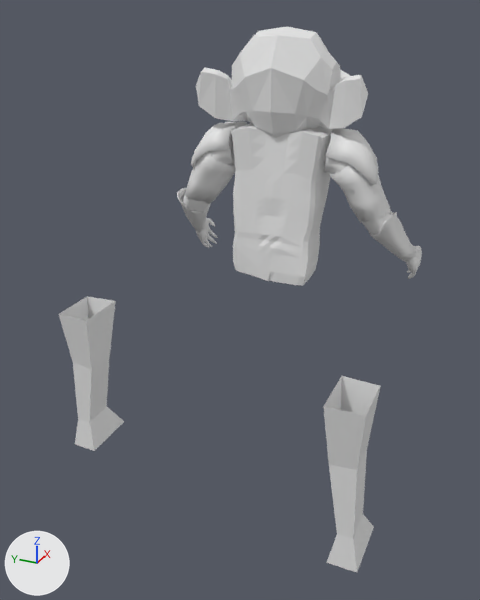
The Blender file Model/characters/Main_Character.blend, before and after one commit.
Camera for both pictures: a 50 mm camera at (-2.54, -7.07, 8.95) aimed at (12.12, -0.48, 1.62). Arrows for +X, +Y and +Z are at lower left; the lights stay in place.

In view in the first picture: 'Head', 'L_arm', 'L_leg', 'R_Leg', 'R_arm', 'Torso'.
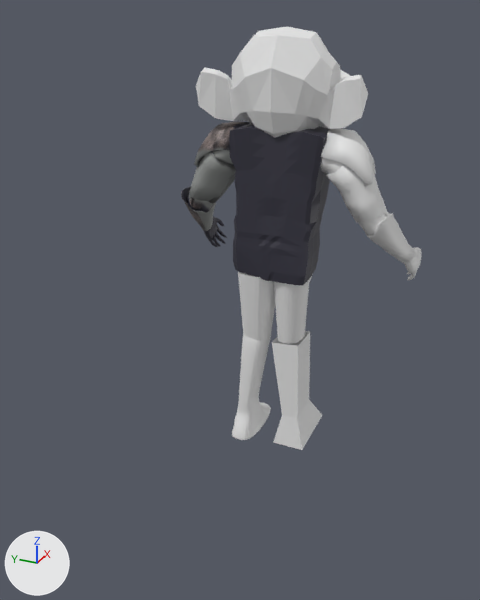
Pixel boxes (x1, y1, x2, y2) of what changed, in the pictures (480 x 600 px; the box of a moved part takes in the faces that stretch with it):
'Torso', recoloured, reshaped, surface changed (grey to black): before (232, 123, 333, 286); after (229, 123, 330, 286)
'L_leg', reshaped, moved, modifiers changed: before (59, 296, 124, 451); after (232, 271, 275, 440)
'R_Leg', reshaped, moved: before (323, 376, 380, 572); after (274, 274, 313, 344)
'R_arm', moved, turned: before (324, 128, 422, 279); after (321, 128, 422, 280)
'L_arm', recoloured, moved, turned: before (177, 122, 247, 248); after (181, 122, 250, 247)
'R_Leg.002', added: after (272, 331, 310, 419)
'R_Leg.001', added: after (273, 400, 322, 450)
part 1 of me_cube_002, moved or reshaped: (285, 186, 311, 231) in both
part 2 of me_cube_002, moved or reshaped: before (306, 190, 321, 231); after (305, 190, 321, 231)
part 3 of me_cube_002, moved or reshaped: before (233, 182, 256, 222); after (234, 182, 256, 222)
part 4 of me_cube_002, moved or reshaped: before (232, 130, 238, 171); after (229, 129, 238, 171)
part 5 of me_cube_002, surface changed (grey to black): before (233, 123, 333, 286); after (233, 123, 330, 286)

Patch to the scene script:
```diff
--- a/Model/characters/Main_Character.blend.py
+++ b/Model/characters/Main_Character.blend.py
@@ me_cube_002 @@
 # used by ob_torso; location = (5.81, -1.72, 7.02); rotation_euler = (0.0, 0.0, 1.571), in degrees (0, 0, 90); scale = (0.63, 1.0, 1.0)
-me_cube_002.from_pydata(...)  # 410 vertices, 400 faces; spans x -1.73..1.74, y -6.7..-5.21, z -4.23..-0.72
+me_cube_002.from_pydata(...)  # 410 vertices, 400 faces; spans x -1.78..1.8, y -6.7..-5.21, z -4.23..-0.72
+# me_cube_002 part 1: all 5 vertices in x -1.39..-1.38, y -5.39..-5.36, z -2.74..-2.26 are moved by (0.12, 0.0, 0.0)
+# me_cube_002 part 2: all 5 vertices in x -1.55..-1.51, y -5.45..-5.43, z -2.77..-2.29 are moved by (0.13, 0.0, 0.0)
+# me_cube_002 part 3: all 10 vertices in x 1.46..1.62, y -5.42..-5.33, z -2.73..-2.23 are moved by (-0.12, 0.0, 0.0)
+# me_cube_002 part 4: 6 of 410 vertices moved; they spanned x 1.58..1.71, y -6.28..-5.47, z -1.72..-0.83 and now span x 1.65..1.8, y -6.28..-5.47, z -1.72..-0.83; mean shift (0.1, 0.0, 0.0); largest move (1.6, -5.47, -1.42) -> (1.78, -5.47, -1.42)
+# me_cube_002 part 5: texture (UV) coordinates of 400 of 400 faces, centred in x -1.71..1.71, y -6.69..-5.22, z -4.23..-0.75, changed; they spanned u 0.0..0.38, v 0.0..1.0 and now span u 0.0..0.97, v 0.0..1.0
+me_cube_002.materials.append(mat_material_002)  # picture img_yanderedev
@@ me_cube_005 @@
 # used by ob_r_leg; location = (4.81, -3.41, 4.63); rotation_euler = (0.0, 0.0, 1.571), in degrees (0, 0, 90); scale = (0.63, 1.0, 1.0)
-me_cube_005.from_pydata(...)  # 16 vertices, 13 faces; spans x -1.95..-0.19, y -7.09..-5.18, z -9.06..-4.22
+me_cube_005.from_pydata(...)  # 288 vertices, 256 faces; spans x -1.76..-0.31, y -6.37..-5.26, z -6.08..-4.22
+# me_cube_005 part 6: 16 vertices removed from x -1.95..-0.19, y -7.09..-5.18, z -9.06..-4.22; 288 vertices added at x -1.76..-0.31, y -6.37..-5.26, z -6.08..-4.22
@@ me_cube_006 @@
 # used by ob_l_leg; location = (6.05, 3.73, 4.75); rotation_euler = (0.0, 0.0, 1.571), in degrees (0, 0, 90); scale = (0.63, 1.0, 1.0)
-me_cube_006.from_pydata(...)  # 16 vertices, 13 faces; spans x 0.33..2.13, y -7.09..-5.18, z -9.02..-4.22
+me_cube_006.from_pydata(...)  # 66 vertices, 62 faces; spans x 0.33..2.13, y -7.16..-5.25, z -9.02..-4.22
+# me_cube_006 part 7
+# 2 vertices are removed from x 1.11..1.81, y -6.36, z -7.98..-7.96
+# 11 faces are deleted
+# 8 vertices move from x 0.33..2.13, y -5.43..-5.18, z -9.02..-4.22 to x 0.33..2.13, y -5.58..-5.25, z -9.02..-4.22
+# 52 vertices are added at x 0.65..2.12, y -7.16..-5.25, z -9.01..-4.23
+# 60 new faces join them
@@ me_cube_012 @@
 me_cube_012.from_pydata(...)  # 7225 vertices, 7190 faces; spans x -16.73..-13.42, y -7.11..-4.42, z -4.28..-0.38
+me_cube_012.materials.append(mat_material_003)  # picture img_untitled_002
@@ me_cube_003 @@
+me_cube_003.from_pydata([(-0.43, -6.36, -6.06), (-0.43, -5.43, -6.01), (-1.55, -6.36, -6.0), (-1.55, -5.43, -5.95), (-0.97, -6.36, -8.04), (-0.97, -5.43, -8.09), (-1.64, -6.36, -8.04), (-1.64, -5.43, -8.09)], [], [(3, 1, 5, 7), (1, 0, 4, 5), (0, 2, 6, 4), (2, 3, 7, 6)])
@@ me_cube_001 @@
+me_cube_001.from_pydata([(-0.97, -6.36, -8.04), (-0.97, -5.43, -8.09), (-1.64, -6.36, -8.04), (-1.64, -5.43, -8.09), (-0.65, -7.09, -8.95), (-0.65, -5.35, -8.97), (-1.95, -7.09, -8.95), (-1.95, -5.35, -8.97)], [], [(1, 0, 4, 5), (5, 4, 6, 7), (0, 2, 6, 4), (2, 3, 7, 6), (3, 1, 5, 7)])
@@ ob_r_leg @@
 ob_r_leg = bpy.data.objects.new('R_Leg', me_cube_005)
-ob_r_leg.location = (4.81, -3.41, 4.63)
+ob_r_leg.location = (5.82, -1.47, 7.06)
 ob_r_leg.rotation_euler = (0.0, 0.0, 1.571)  # degrees (0, 0, 90)
@@ ob_l_leg @@
 ob_l_leg = bpy.data.objects.new('L_leg', me_cube_006)
-ob_l_leg.location = (6.05, 3.73, 4.75)
+ob_l_leg.location = (5.62, -1.94, 7.09)
 ob_l_leg.rotation_euler = (0.0, 0.0, 1.571)  # degrees (0, 0, 90)
 ob_l_leg.scale = (0.63, 1.0, 1.0)
+_m = ob_l_leg.modifiers.new('Subdivision', 'SUBSURF')
+_m.levels = 3
@@ ob_r_arm @@
 ob_r_arm = bpy.data.objects.new('R_arm', me_cube_007)
-ob_r_arm.location = (6.85, 5.72, 6.66)
-ob_r_arm.rotation_euler = (0.0, 0.0, 1.571)  # degrees (0, 0, 90)
+ob_r_arm.location = (7.21, 6.0, 6.66)
+ob_r_arm.rotation_euler = (0.0, 0.0, 1.525)  # degrees (0, 0, 87)
 ob_r_arm.scale = (0.63, 1.0, 1.0)
@@ ob_l_arm @@
 ob_l_arm = bpy.data.objects.new('L_arm', me_cube_012)
-ob_l_arm.location = (6.85, -9.11, 6.64)
-ob_l_arm.rotation_euler = (0.0, 0.0, 1.571)  # degrees (0, 0, 90)
+ob_l_arm.location = (6.27, -8.8, 6.64)
+ob_l_arm.rotation_euler = (0.0, 0.0, 1.499)  # degrees (0, 0, 86)
 ob_l_arm.scale = (-0.626, 0.994, 0.994)
@@ ob_r_leg_002 @@
+ob_r_leg_002 = bpy.data.objects.new('R_Leg.002', me_cube_003)
+ob_r_leg_002.location = (5.82, -1.47, 7.06)
+ob_r_leg_002.rotation_euler = (0.0, 0.0, 1.571)  # degrees (0, 0, 90)
+ob_r_leg_002.scale = (0.63, 1.0, 1.0)
@@ ob_r_leg_001 @@
+ob_r_leg_001 = bpy.data.objects.new('R_Leg.001', me_cube_001)
+ob_r_leg_001.location = (5.82, -1.47, 7.06)
+ob_r_leg_001.rotation_euler = (0.0, 0.0, 1.571)  # degrees (0, 0, 90)
+ob_r_leg_001.scale = (0.63, 1.0, 1.0)
```
